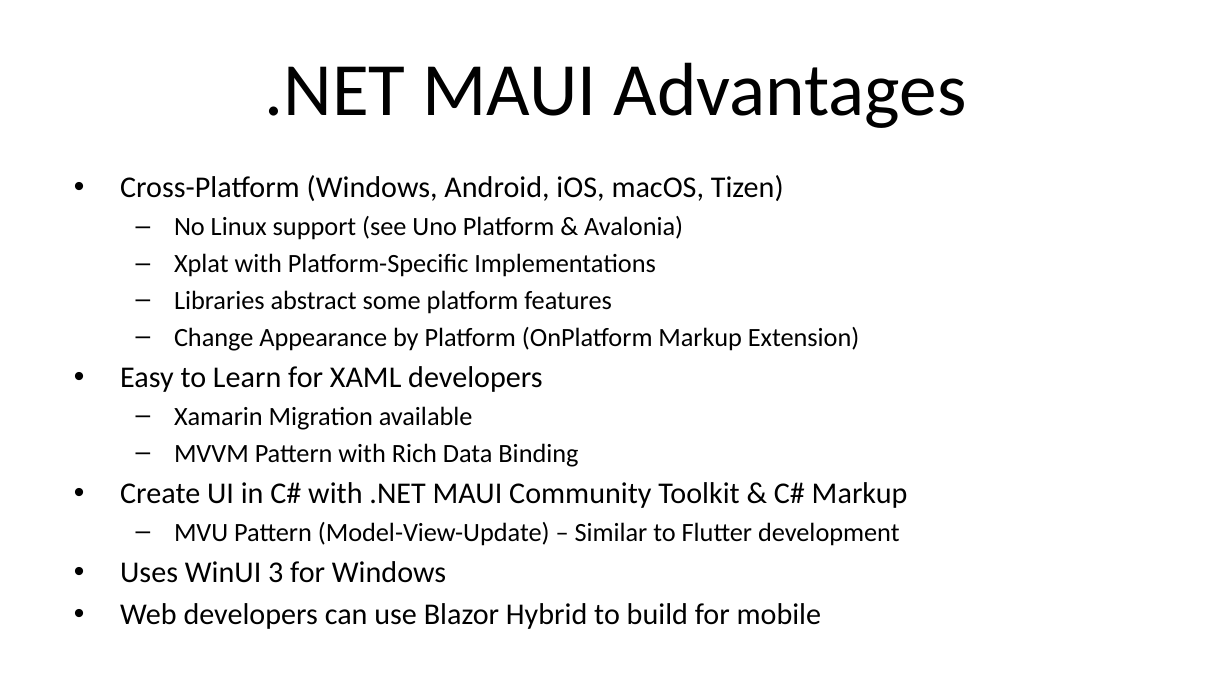
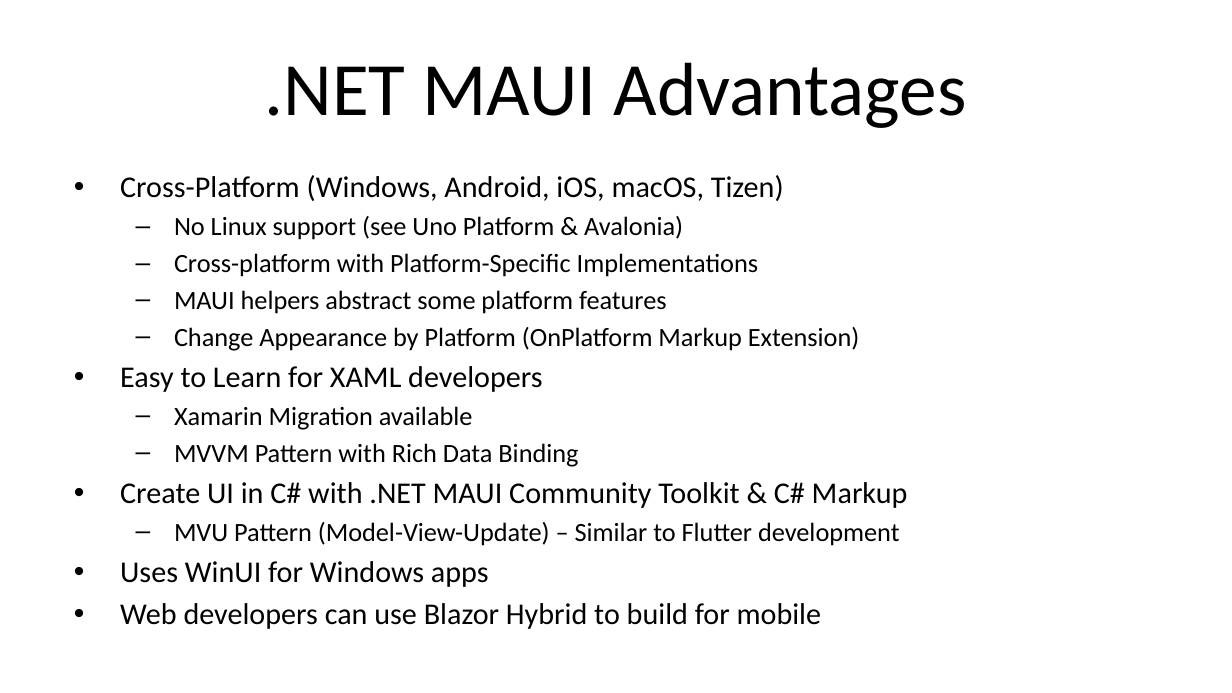
Before and after one commit to alvinashcraft/speaking, a slide deck: slide 15 of 2024/0430_VSLiveChicago/WindowsDev/VSLCH24_Building a Native App for Windows_AlvinAshcraft.pptx (slide 16 before the commit). Drawn at 1232x693 pixels with LibreOffice and Linux fonts; fonts in the diff are those of the drawing; background and template pictures are left out. Boxes give left, top, right and bottom in pixels: in the first picture for what was removed or moved away, otherwise in the second. Text is boxed around its words. In the diff, an @@ line names an element or a change of style, - is before the commit and + after.

```diff
--- a/2024/0430_VSLiveChicago/WindowsDev/VSLCH24_Building a Native App for Windows_AlvinAshcraft.pptx
+++ b/2024/0430_VSLiveChicago/WindowsDev/VSLCH24_Building a Native App for Windows_AlvinAshcraft.pptx
@@ text at <box>174,253,758,314</box>: text changed @@
-  – Xplat with Platform-Specific Implementations
-  – Libraries abstract some platform features
+  – Cross-platform with Platform-Specific Implementations
+  – MAUI helpers abstract some platform features
@@ text at <box>120,561,489,587</box>: text changed @@
-• Uses WinUI 3 for Windows
+• Uses WinUI for Windows apps
```
Also in this commit, not shown: 1 other slide changed, 1 slide removed, 1 other file.
